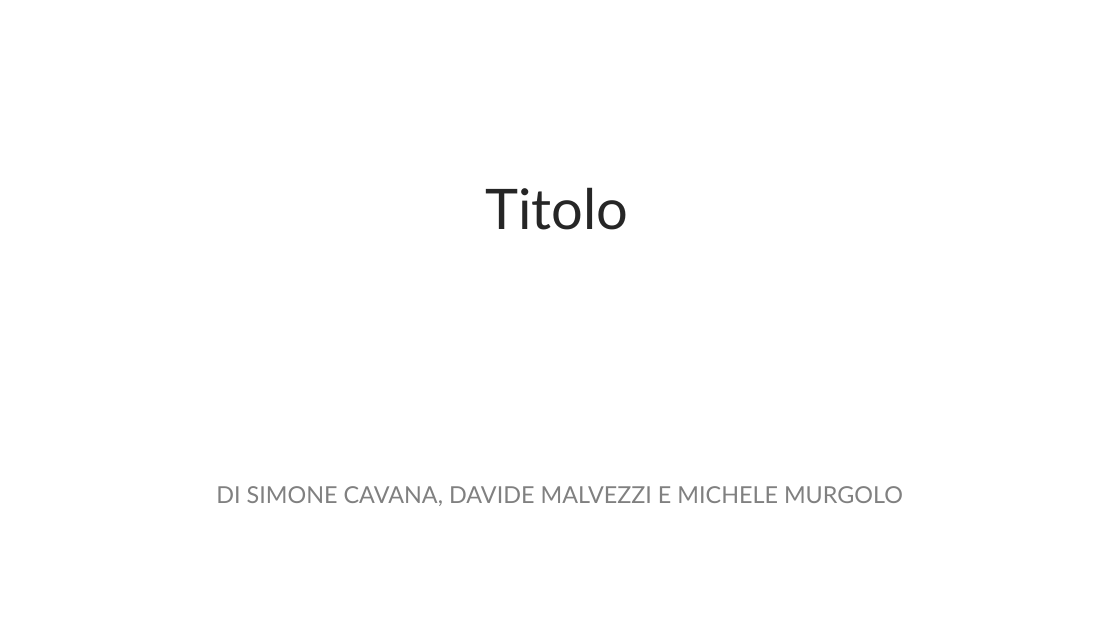
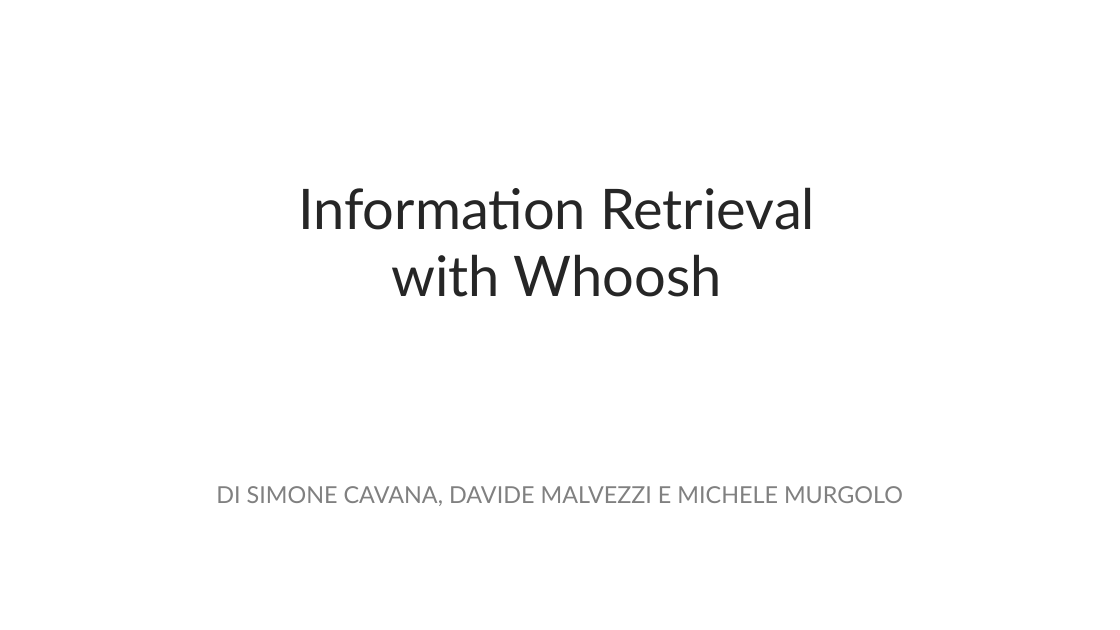
Before and after one commit to MurgoloMichele/GAvI, a slide deck: slide 1 of doc/Progetto.pptx. Drawn at 1120x630 pixels with LibreOffice and Linux fonts; fonts in the diff are those of the drawing. Boxes give left, top, right and bottom in pixels: in the first picture for what was removed or moved away, otherwise in the second. Text is boxed around its words. In the diff, an @@ line names an element or a change of style, - is before the commit and + after.

```diff
--- a/doc/Progetto.pptx
+++ b/doc/Progetto.pptx
@@ text at [298,187,815,297]: text changed @@
-Titolo
+Information Retrieval
+with Whoosh
```
Also in this commit, not shown: 1 other slide changed, 4 slides added.
